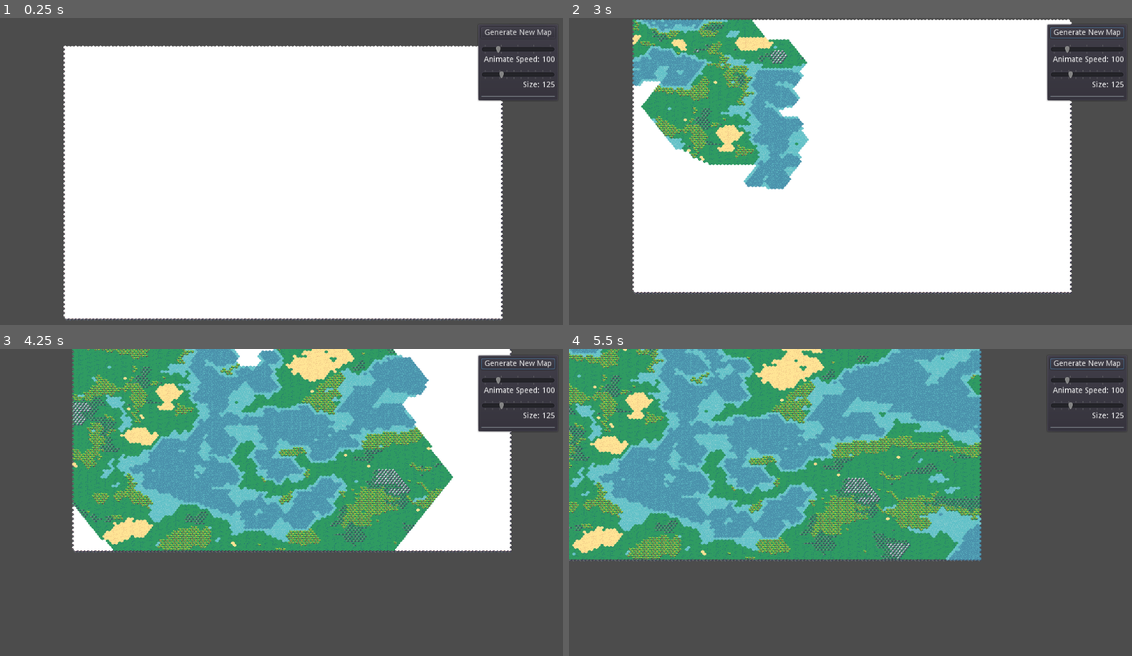
Above: before the commit, frames 1-4 (two rows, left to right).
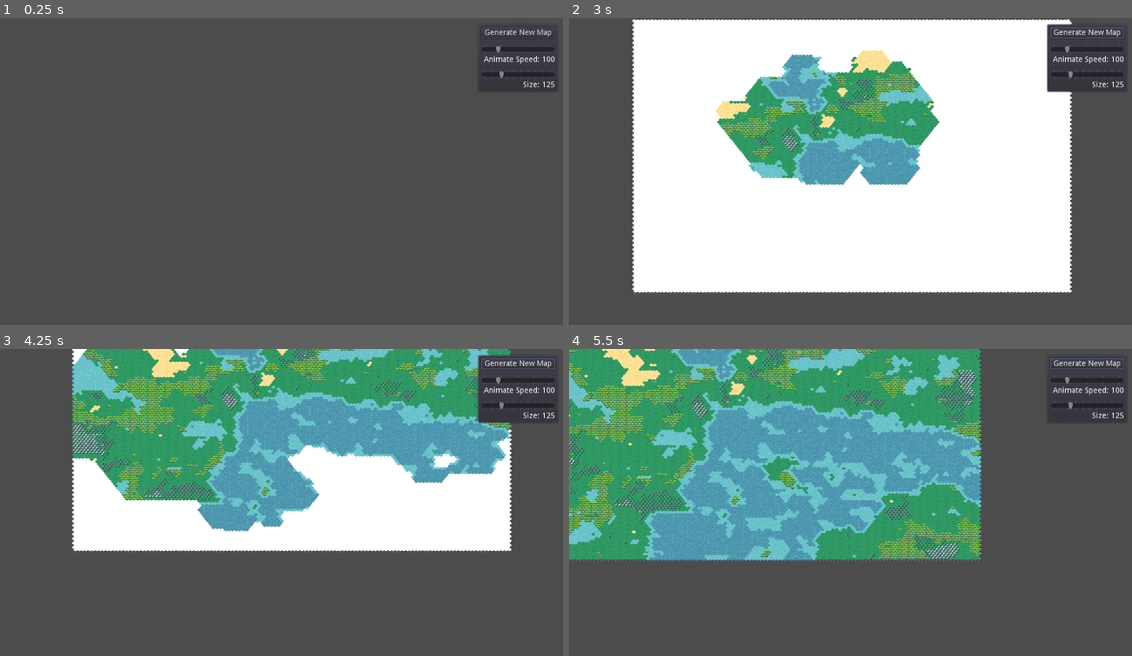
Above: after the commit, the same moments.

Repository: notdomkelly/hexmap
Game: Godot game, scene res://MapBuilder.tscn
The game is run twice, just before and just after one commit, with the same random seed, the same clock (stepped at 60 frames per second) and the same inputs.
Inputs (mouse positions are in pixels of both pictures, inside the frame that each line leads up to):
- Up to frame 1 (0.25 s): no input
- Up to frame 2 (3 s): click "Generate New Map" at 0.5 s; click "Generate New Map" at 1.25 s; click "Generate New Map" at 2 s; move the mouse to (974, 165) at 2.77 s; hold S (camera_down) from 2.78 s (still down); click (974, 165) at 2.92 s
- Up to frame 3 (4.25 s): move the mouse to (168, 530) at 3.52 s; release S (camera_down) at 3.53 s; tap A (camera_left) at 3.6 s; click (168, 530) at 3.67 s
- Up to frame 4 (5.5 s): move the mouse to (906, 441) at 4.27 s; hold D (camera_right) 4.28-5.03 s; click (906, 441) at 4.42 s; move the mouse to (822, 579) at 5.02 s; tap W (camera_up) at 5.1 s; click (822, 579) at 5.17 s

The runs differ from the first frame. In frame 1, 69% of the frame differs, in the area x 11-99%, y 8-99%; in frame 2, 21%; in frame 3, 37%; in frame 4, 38%.

Commit message:
Update entropy generation

Diff:
--- a/MapBuilder.gd
+++ b/MapBuilder.gd
@@ -9,6 +9,7 @@
 var collapsible_tiles = {}
 var type_totals = {}
 var entropy_map = {}
+var dirty_entropy_tiles = {}
 var type_avg_fraction = {}
 var num_built_since_last_yield = 0
 var stop_build = false
@@ -32,7 +33,7 @@
 	$"UI Layer/UI Root/PanelContainer/Map Panel/SizeControls/SizeLabel".text = 'Size: ' + str(size)
 
 	load_collapse_data()
-	build_fake_maps()
+	# build_fake_maps()
 
 func clear_map():
 	$HexMap.clear()
@@ -83,6 +84,7 @@
 		next_tile.collapse(weights_by_type)
 		if next_tile.collapsed:
 			next_tile.collapse_full(weights_by_type)
+		dirty_entropy_tiles[next_tile.key] = next_tile
 
 		for neigh in next_tile.get_dirty_neighbors():
 			if not neigh in tiles_to_check and not neigh.collapsed:
@@ -93,7 +95,9 @@
 		state.clear()
 
 	collapsible_tiles = {}
+	dirty_entropy_tiles = {}
 	entropy_map = {}
+	entropy_map[100] = {}
 	for state in type_totals:
 		type_totals[state] = 0
 	var empty_tile = $HexMap.tile_set.find_tile_by_name('HexsetGridEmpty01')
@@ -106,12 +110,17 @@
 			collapsible_tiles[key] = new_tile
 			new_tile.connect('on_collapsed', self, '_on_collapse_single_tile')
 			new_tile.connect('on_entropy_updated', self, '_on_entropy_updated')
-			$HexMap.set_cellv(key, empty_tile)
-
-	var weights_by_type = get_weights_as_fraction_of_total()
+			entropy_map[100][key] = null
+			if $HexMap.get_cellv(key) != empty_tile:
+				$HexMap.set_cellv(key, empty_tile)
+
+	# Randomly select a tile as the start for more interesting generation
+	var keys = collapsible_tiles.keys()
+	var random_key = keys[rng.randf_range(0, keys.size())]
+	collapsible_tiles[random_key].calculate_entropy(null, 99)
+
 	for state in collapsible_tiles.values():
 		state.set_neighbors(collapsible_tiles)
-		state.calculate_entropy(weights_by_type)
 
 	prev_size = size
 
@@ -172,6 +181,11 @@
 func find_next_tile():
 	if entropy_map.size() == 0:
 		return null
+
+	var weights_by_type = get_weights_as_fraction_of_total()
+	for tile in dirty_entropy_tiles.values():
+		tile.calculate_entropy(weights_by_type)
+	dirty_entropy_tiles = {}
 
 	var entropies = entropy_map.keys()
 	entropies.sort()
@@ -191,10 +205,6 @@
 			num_built_since_last_yield = 0
 	return do_yield
 
-func update_land_perc(type, new_val, ui_name, ui_display):
-	var node = get_node("UI Layer/UI Root/PanelContainer/Map Panel/Perc Panel/" + str(ui_name) + "/" + str(ui_name) + "Label")
-	node.text = ui_display + ' - ' + str(new_val)
-
 
 ## SIGNAL CONNECTIONS ##
 func _on_collapse_single_tile(tile_pos, tile_type):
@@ -236,7 +246,3 @@
 	size = value
 	$"UI Layer/UI Root/PanelContainer/Map Panel/SizeControls/SizeLabel".text = 'Size: ' + str(value)
 	stop_build = true
-
-
-func _on_LandType_value_changed(value, type, ui_name, ui_display):
-	update_land_perc(type, value, ui_name, ui_display)
--- a/MapBuilder.tscn
+++ b/MapBuilder.tscn
@@ -43,7 +43,7 @@
 margin_left = 7.0
 margin_top = 7.0
 margin_right = 141.0
-margin_bottom = 135.0
+margin_bottom = 119.0
 custom_constants/separation = 12
 alignment = 2
 
@@ -97,37 +97,6 @@
 text = "Size"
 align = 2
 
-[node name="HSeparator" type="HSeparator" parent="UI Layer/UI Root/PanelContainer/Map Panel"]
-margin_top = 124.0
-margin_right = 134.0
-margin_bottom = 128.0
-
-[node name="Perc Panel" type="VBoxContainer" parent="UI Layer/UI Root/PanelContainer/Map Panel"]
-visible = false
-margin_top = 140.0
-margin_right = 134.0
-margin_bottom = 174.0
-
-[node name="BorealFlat" type="VBoxContainer" parent="UI Layer/UI Root/PanelContainer/Map Panel/Perc Panel"]
-margin_right = 134.0
-margin_bottom = 34.0
-
-[node name="BorealFlatSlider" type="HSlider" parent="UI Layer/UI Root/PanelContainer/Map Panel/Perc Panel/BorealFlat"]
-margin_right = 134.0
-margin_bottom = 16.0
-value = 1.0
-scrollable = false
-tick_count = 1
-ticks_on_borders = true
-
-[node name="BorealFlatLabel" type="Label" parent="UI Layer/UI Root/PanelContainer/Map Panel/Perc Panel/BorealFlat"]
-margin_top = 20.0
-margin_right = 134.0
-margin_bottom = 34.0
-text = "Grass"
-align = 2
-
 [connection signal="pressed" from="UI Layer/UI Root/PanelContainer/Map Panel/GenMapButton" to="." method="_on_GenMapButton_pressed"]
 [connection signal="value_changed" from="UI Layer/UI Root/PanelContainer/Map Panel/AnimateControls/GenSpeedSlider" to="." method="_on_GenSpeedSlider_value_changed"]
 [connection signal="value_changed" from="UI Layer/UI Root/PanelContainer/Map Panel/SizeControls/SizeSlider" to="." method="_on_SizeSlider_value_changed"]
-[connection signal="value_changed" from="UI Layer/UI Root/PanelContainer/Map Panel/Perc Panel/BorealFlat/BorealFlatSlider" to="." method="_on_LandType_value_changed" binds= [ "boreal_flat", "BorealFlat", "Grass" ]]
--- a/classes/CollapsibleTile.gd
+++ b/classes/CollapsibleTile.gd
@@ -53,10 +53,12 @@
 func mark_dirty():
 	self.dirty = true if not self.collapsed else false
 
-func calculate_entropy(weights_by_type):
+func calculate_entropy(weights_by_type, override=null):
 	var og_entropy = self.entropy
 	if self.collapsed:
 		self.entropy = -1
+	elif override:
+		self.entropy = override
 	else:
 		var weight_sum = 0
 		var weight_sum_log = 0
@@ -93,7 +95,6 @@
 func collapse(weights_by_type):
 	var new_possible_states = self._get_possible_states_from_neighbors()
 	self._possible_states_set(new_possible_states)
-	self.calculate_entropy(weights_by_type)
 
 	# and mark myself updated
 	self.dirty = false
@@ -130,10 +131,8 @@
 	self._possible_states_set(type)
 	for neighbor in self.neighbors.values():
 		neighbor.collapsed_neighbor_types.append(type)
-	var og_entropy = self.entropy
-	self.entropy = -1
+	self.calculate_entropy(null, -1)
 	emit_signal("on_collapsed", self.key, type)
-	emit_signal("on_entropy_updated", self.key, og_entropy, self.entropy)
 
 func _possible_states_set(new_states):
 
--- a/project.godot
+++ b/project.godot
@@ -57,4 +57,5 @@
 
 [rendering]
 
+threads/thread_model=2
 environment/default_environment="res://default_env.tres"
